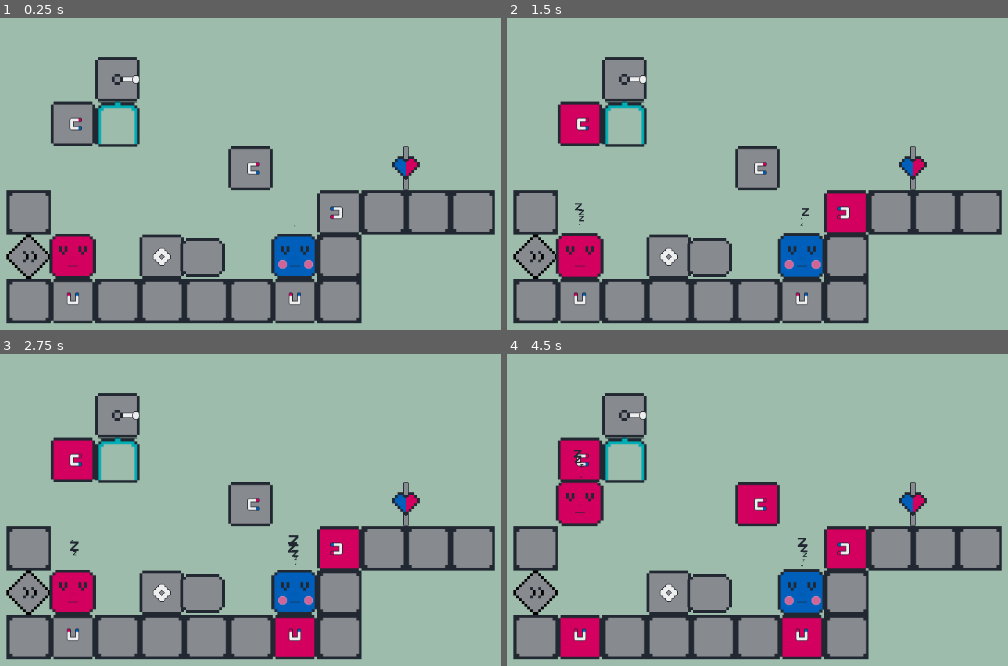
Above: before the commit, frames 1-4 (two rows, left to right).
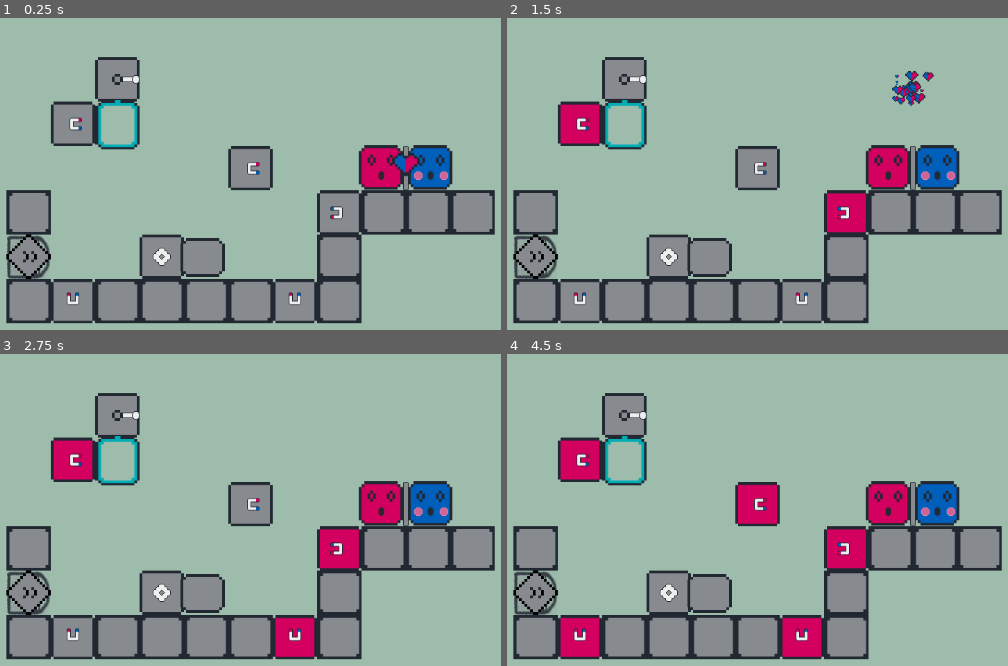
Above: after the commit, the same moments.

Repository: boxgramer/puzzle1
Game: Godot game, scene res://scene/environment.tscn
The game is run twice, just before and just after one commit, with the same random seed, the same clock (stepped at 60 frames per second) and the same inputs.
Inputs (mouse positions are in pixels of both pictures, inside the frame that each line leads up to):
- Up to frame 1 (0.25 s): no input
- Up to frame 2 (1.5 s): move the mouse to (582, 124) at 0.52 s; click (582, 124) at 0.67 s; move the mouse to (847, 211) at 1.27 s; click (847, 211) at 1.42 s
- Up to frame 3 (2.75 s): move the mouse to (295, 637) at 2.02 s; click (295, 637) at 2.17 s
- Up to frame 4 (4.5 s): move the mouse to (582, 637) at 2.77 s; click (582, 637) at 2.92 s; move the mouse to (757, 503) at 3.52 s; click (757, 503) at 3.67 s; move the mouse to (537, 594) at 4.27 s; click (537, 594) at 4.42 s

The runs differ from the first frame. In frame 1, 5.7% of the frame differs, in the area x 1-91%, y 26-84%; in frame 2, 6.5%, in the area x 1-91%, y 16-84%; in frame 3, 5.9%; in frame 4, 6.0%.

Commit message:
love object

Diff:
--- a/object/catrol.tscn
+++ b/object/catrol.tscn
@@ -54,6 +54,8 @@
 }
 
 [node name="catrol" type="Node2D"]
+z_index = 2
+z_as_relative = false
 script = ExtResource("1_p6ouu")
 
 [node name="rope" type="Line2D" parent="."]
--- a/object/character_red.tscn
+++ b/object/character_red.tscn
@@ -8,22 +8,6 @@
 
 [sub_resource type="RectangleShape2D" id="RectangleShape2D_0l7yp"]
 size = Vector2(63.25, 63.375)
-
-[sub_resource type="Animation" id="Animation_50ugo"]
-resource_name = "sleep"
-loop_mode = 1
-tracks/0/type = "value"
-tracks/0/imported = false
-tracks/0/enabled = true
-tracks/0/path = NodePath("body/body:scale")
-tracks/0/interp = 1
-tracks/0/loop_wrap = true
-tracks/0/keys = {
-"times": PackedFloat32Array(0, 0.5, 1),
-"transitions": PackedFloat32Array(1, 1, 1),
-"update": 0,
-"values": [Vector2(1, 1), Vector2(1.07812, 1.04688), Vector2(1, 1)]
-}
 
 [sub_resource type="Animation" id="Animation_jkpm6"]
 length = 0.001
@@ -53,6 +37,22 @@
 "transitions": PackedFloat32Array(1, 1),
 "update": 0,
 "values": [Vector2(1, 1), Vector2(1, 1)]
+}
+
+[sub_resource type="Animation" id="Animation_50ugo"]
+resource_name = "sleep"
+loop_mode = 1
+tracks/0/type = "value"
+tracks/0/imported = false
+tracks/0/enabled = true
+tracks/0/path = NodePath("body/body:scale")
+tracks/0/interp = 1
+tracks/0/loop_wrap = true
+tracks/0/keys = {
+"times": PackedFloat32Array(0, 0.5, 1),
+"transitions": PackedFloat32Array(1, 1, 1),
+"update": 0,
+"values": [Vector2(1, 1), Vector2(1.07812, 1.04688), Vector2(1, 1)]
 }
 
 [sub_resource type="AnimationLibrary" id="AnimationLibrary_ny3pj"]
--- a/object/fan.tscn
+++ b/object/fan.tscn
@@ -44,7 +44,6 @@
 shape = SubResource("RectangleShape2D_usa85")
 
 [node name="anim" type="AnimatedSprite2D" parent="."]
-visible = false
 scale = Vector2(0.888889, 0.888889)
 sprite_frames = SubResource("SpriteFrames_h7nrb")
 animation = &"play"
--- a/object/love.tscn
+++ b/object/love.tscn
@@ -1,12 +1,104 @@
-[gd_scene load_steps=4 format=3 uid="uid://dlfulgd8ty3n0"]
+[gd_scene load_steps=10 format=3 uid="uid://dlfulgd8ty3n0"]
 
+[ext_resource type="Script" path="res://scripts/love.gd" id="1_8385r"]
 [ext_resource type="Texture2D" uid="uid://daukdor75lrwi" path="res://assets/images/love_stick.png" id="1_y2k6p"]
 [ext_resource type="Texture2D" uid="uid://brphxyo5x5ktp" path="res://assets/images/love_heart.png" id="2_ds220"]
+[ext_resource type="Script" path="res://scripts/cast.gd" id="4_epnit"]
 
 [sub_resource type="RectangleShape2D" id="RectangleShape2D_46kti"]
 size = Vector2(7.625, 63.6562)
 
+[sub_resource type="RectangleShape2D" id="RectangleShape2D_nb0t7"]
+size = Vector2(20, 63)
+
+[sub_resource type="Animation" id="Animation_1063y"]
+resource_name = "over"
+tracks/0/type = "value"
+tracks/0/imported = false
+tracks/0/enabled = true
+tracks/0/path = NodePath("love:position")
+tracks/0/interp = 1
+tracks/0/loop_wrap = true
+tracks/0/keys = {
+"times": PackedFloat32Array(0, 0.7, 1),
+"transitions": PackedFloat32Array(1, 1, 1),
+"update": 0,
+"values": [Vector2(0, 0), Vector2(0, -100), Vector2(0, -117)]
+}
+tracks/1/type = "value"
+tracks/1/imported = false
+tracks/1/enabled = true
+tracks/1/path = NodePath("love:visible")
+tracks/1/interp = 1
+tracks/1/loop_wrap = true
+tracks/1/keys = {
+"times": PackedFloat32Array(0, 1),
+"transitions": PackedFloat32Array(1, 1),
+"update": 1,
+"values": [true, false]
+}
+tracks/2/type = "value"
+tracks/2/imported = false
+tracks/2/enabled = true
+tracks/2/path = NodePath("explode:emitting")
+tracks/2/interp = 1
+tracks/2/loop_wrap = true
+tracks/2/keys = {
+"times": PackedFloat32Array(1),
+"transitions": PackedFloat32Array(1),
+"update": 1,
+"values": [true]
+}
+
+[sub_resource type="Animation" id="Animation_l1h81"]
+length = 0.001
+tracks/0/type = "value"
+tracks/0/imported = false
+tracks/0/enabled = true
+tracks/0/path = NodePath("love:position")
+tracks/0/interp = 1
+tracks/0/loop_wrap = true
+tracks/0/keys = {
+"times": PackedFloat32Array(0),
+"transitions": PackedFloat32Array(1),
+"update": 0,
+"values": [Vector2(0, 0)]
+}
+tracks/1/type = "value"
+tracks/1/imported = false
+tracks/1/enabled = true
+tracks/1/path = NodePath("love:visible")
+tracks/1/interp = 1
+tracks/1/loop_wrap = true
+tracks/1/keys = {
+"times": PackedFloat32Array(0),
+"transitions": PackedFloat32Array(1),
+"update": 1,
+"values": [true]
+}
+tracks/2/type = "value"
+tracks/2/imported = false
+tracks/2/enabled = true
+tracks/2/path = NodePath("explode:emitting")
+tracks/2/interp = 1
+tracks/2/loop_wrap = true
+tracks/2/keys = {
+"times": PackedFloat32Array(0),
+"transitions": PackedFloat32Array(1),
+"update": 1,
+"values": [false]
+}
+
+[sub_resource type="AnimationLibrary" id="AnimationLibrary_tl6e1"]
+_data = {
+"RESET": SubResource("Animation_l1h81"),
+"over": SubResource("Animation_1063y")
+}
+
 [node name="love" type="StaticBody2D"]
+z_index = 2
+z_as_relative = false
+script = ExtResource("1_8385r")
 
 [node name="stick" type="Sprite2D" parent="."]
 texture = ExtResource("1_y2k6p")
@@ -16,3 +108,36 @@
 
 [node name="love" type="Sprite2D" parent="."]
 texture = ExtResource("2_ds220")
+
+[node name="blue" type="RayCast2D" parent="."]
+script = ExtResource("4_epnit")
+
+[node name="red" type="RayCast2D" parent="."]
+script = ExtResource("4_epnit")
+
+[node name="ditection" type="Area2D" parent="."]
+
+[node name="shape" type="CollisionShape2D" parent="ditection"]
+shape = SubResource("RectangleShape2D_nb0t7")
+
+[node name="anim" type="AnimationPlayer" parent="."]
+libraries = {
+"": SubResource("AnimationLibrary_tl6e1")
+}
+
+[node name="explode" type="CPUParticles2D" parent="."]
+position = Vector2(0, -117)
+emitting = false
+amount = 32
+lifetime = 1.5
+one_shot = true
+explosiveness = 1.0
+texture = ExtResource("2_ds220")
+emission_shape = 4
+emission_points = PackedVector2Array()
+emission_colors = PackedColorArray()
+spread = 180.0
+gravity = Vector2(0, 0)
+initial_velocity_max = 108.43
+scale_amount_min = 0.0
+scale_amount_max = 0.5
--- a/scene/environment.tscn
+++ b/scene/environment.tscn
@@ -82,7 +82,7 @@
 position = Vector2(224, 32)
 
 [node name="character_red" parent="." instance=ExtResource("6_b40ej")]
-position = Vector2(160, 288)
+position = Vector2(568, 160)
 
 [node name="Camera2D" type="Camera2D" parent="."]
 position = Vector2(328, 240)
@@ -91,4 +91,4 @@
 position = Vector2(640, 160)
 
 [node name="character_red2" parent="." instance=ExtResource("8_e366k")]
-position = Vector2(480, 280)
+position = Vector2(712, 160)
--- a/scripts/character.gd
+++ b/scripts/character.gd
@@ -38,16 +38,22 @@
 var is_on_force_up_down = false;
 var is_on_force_left_right = false;
 
-
+var is_over = false
 
 func _ready():
+	reset()
 	sleeping()
 
 
 
-
+func reset() :
+	is_over = false
+func over() :
+	is_over = true
 
 func _physics_process(delta):
+	if is_over :
+		return
 
 	if is_on_force_up_down:
 		move_down( speed_calc(speed_down, delta, is_push_down ))
@@ -70,9 +76,12 @@
 	if is_shock:
 		delay_shock(delta)
 
+
+
 func start_shock() :
 	time_shock = duration_shock
 	shocking()
+	is_shock = true
 
 
 func delay_shock(delta):
@@ -97,7 +106,6 @@
 
 
 
-	is_shock = true
 
 
 func speed_calc(speed, delta, is_push = true ):
--- /dev/null
+++ b/scripts/love.gd
@@ -0,0 +1,62 @@
+extends StaticBody2D
+
+@export var length:float = 80.0;
+
+#dir left = 2 and right =3
+var left:int =2 #direction left
+var right: int =3 #direction right
+
+@onready var blue = $blue
+@onready var red = $red
+@onready var ditection = $ditection
+@onready var anim = $anim
+
+var characters =   []
+# Called when the node enters the scene tree for the first time.
+func _ready():
+
+	blue.dir  = left
+	blue.length = length
+	blue.set_direction(left)
+	blue.is_push = false
+
+	red.dir  =right
+	red.length = length
+	red.set_direction(right)
+	red.is_push =true
+
+	ditection.connect("body_entered", on_body_entered)
+	ditection.connect("body_exited", on_body_exited)
+
+
+
+
+
+# Called every frame. 'delta' is the elapsed time since the previous frame.
+func _process(delta):
+	if characters.size() >=2 :
+		anim.play("over")
+		set_process(false)
+
+
+
+func on_body_entered(body:Node2D) :
+	if body is main_character:
+		for i in range(characters.size()) :
+			if characters[i] == body :
+				return
+		characters.push_back(body)
+		body.shocking()
+		body.over()
+
+func on_body_exited(body:Node2D) :
+	if body is main_character:
+		var remove_index = -1
+		for i in range(characters.size()) :
+			if characters[i] == body :
+				remove_index = i
+
+		if remove_index >=0 :
+			characters.remove_at(remove_index)
+		body.sleeping()
+		body.reset()
Binary file changed: assets/images/catrol_placer.png
Not shown, changed: assets/images/catrol_placer.png~
